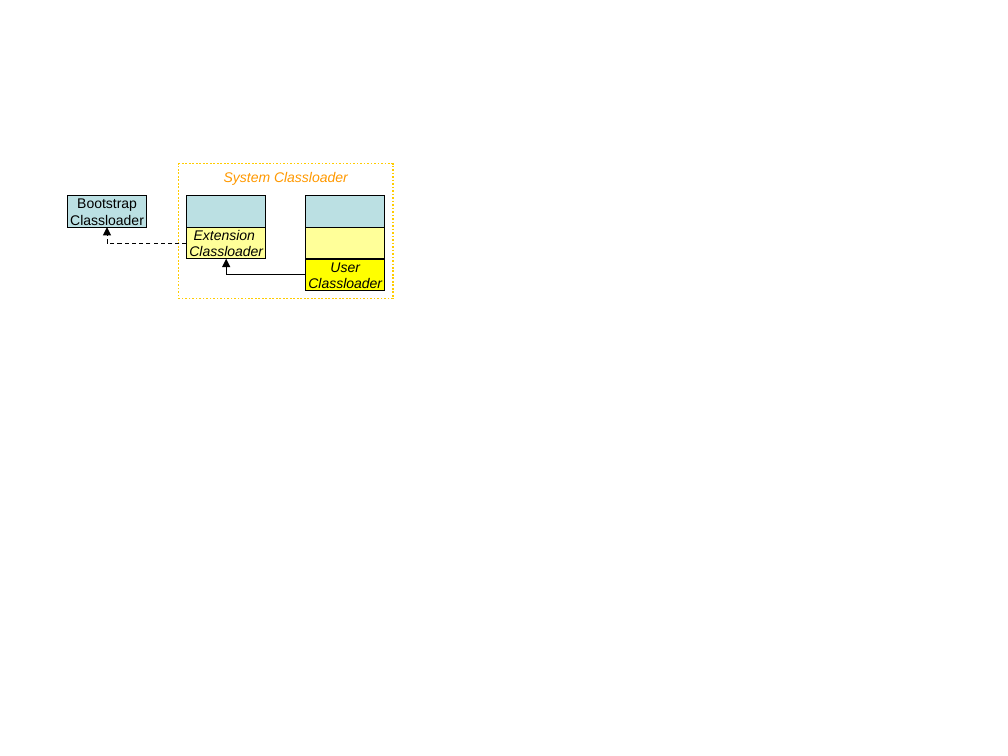
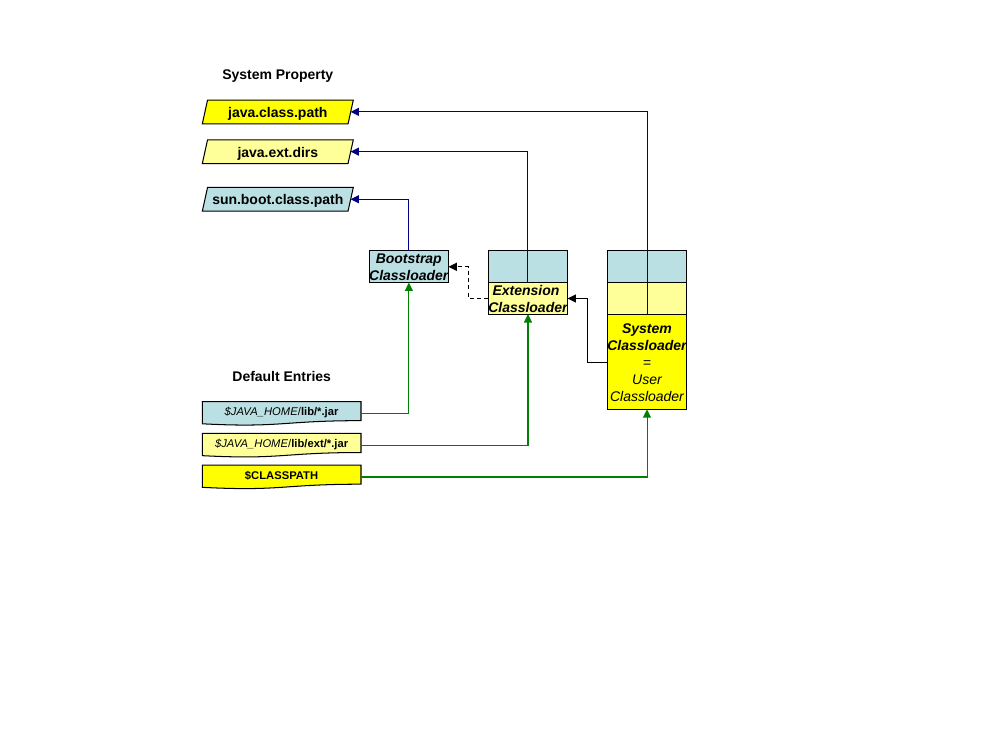
Before and after one commit to antlibs/ant-classloader, a slide deck: slide 1 of etc/misc/classloader.ppt. Drawn at 1008x756 pixels with LibreOffice and Linux fonts; fonts in the diff are those of the drawing. Boxes give left, top, right and bottom in pixels: in the first picture for what was removed or moved away, otherwise in the second. Text is boxed around its words. In the diff, an @@ line names an element or a change of style, - is before the commit and + after.

```diff
--- a/etc/misc/classloader.ppt
+++ b/etc/misc/classloader.ppt
@@ text added at [222,69,333,82], 10 pt, text #000000, bold @@
+System Property
@@ parallelogram added at [203,100,354,124], fill #FFFF00, outline #000000 0.74 pt, 10 pt, text #000000, bold @@
+java.class.path
@@ elbow arrow added from (647, 314) to (351, 112), #000080 0.74 pt @@
@@ parallelogram added at [203,140,354,164], fill #FFFF99, outline #000000 0.74 pt, 10 pt, text #000000, bold @@
+java.ext.dirs
@@ elbow arrow added from (528, 282) to (351, 151), #000080 0.74 pt @@
@@ parallelogram added at [203,187,354,212], fill #BBE0E3, outline #000000 0.74 pt, 10 pt, text #000000, bold @@
+sun.boot.class.path
@@ elbow arrow added from (409, 251) to (351, 200), #000080 0.74 pt @@
@@ elbow arrow removed from (186, 243) to (107, 227) @@
@@ elbow arrow removed from (305, 275) to (226, 259) @@
@@ rectangle removed at [305,259,385,290] @@
-User
-Classloader
@@ rectangle "Bootstrap" at [369,251,449,282]: bold on, italic on @@
@@ elbow arrow added from (488, 298) to (449, 267), #000000 0.74 pt dashed @@
@@ elbow arrow added from (361, 413) to (409, 282), #008000 0.74 pt @@
@@ rectangle "Extension" at [488,282,568,313]: bold on @@
@@ elbow arrow added from (607, 362) to (568, 298), #000000 0.74 pt @@
@@ 5 rectangles: place and size @@
-5 rectangles at [68,196,385,258]
+5 rectangles at [369,251,686,313]
@@ elbow arrow added from (361, 446) to (528, 314), #008000 0.74 pt @@
@@ text in rectangle at [607,323,686,401]: text changed; text colour #FF9900 to #000000; bold on @@
-System Classloader
+System
+Classloader
+=
+User
+Classloader
@@ rectangle "System": place and size @@
-rectangle "System" at [178,163,393,298]
+rectangle "System" at [607,314,686,409]
@@ rectangle "System" at [607,314,686,409]: vertical alignment top to middle; fill none to #FFFF00; outline #FFCC00 1.25 pt dashed to #000000 0.74 pt @@
@@ text added at [232,371,331,381], 10 pt, text #000000, bold @@
+Default Entries
@@ flow chart document added at [203,401,361,425], fill #BBE0E3, outline #000000 0.74 pt, 8 pt, text #000000, italic @@
+$JAVA_HOME/lib/*.jar
@@ elbow arrow added from (361, 477) to (647, 409), #008000 0.74 pt @@
@@ flow chart document added at [203,433,361,458], fill #FFFF99, outline #000000 0.74 pt, 8 pt, text #000000, bold @@
+$JAVA_HOME/lib/ext/*.jar
@@ flow chart document added at [203,465,361,489], fill #FFFF00, outline #000000 0.74 pt, 8 pt, text #000000, bold @@
+$CLASSPATH
```
Also in this commit, not shown: 2 slides added, 28 other files.
